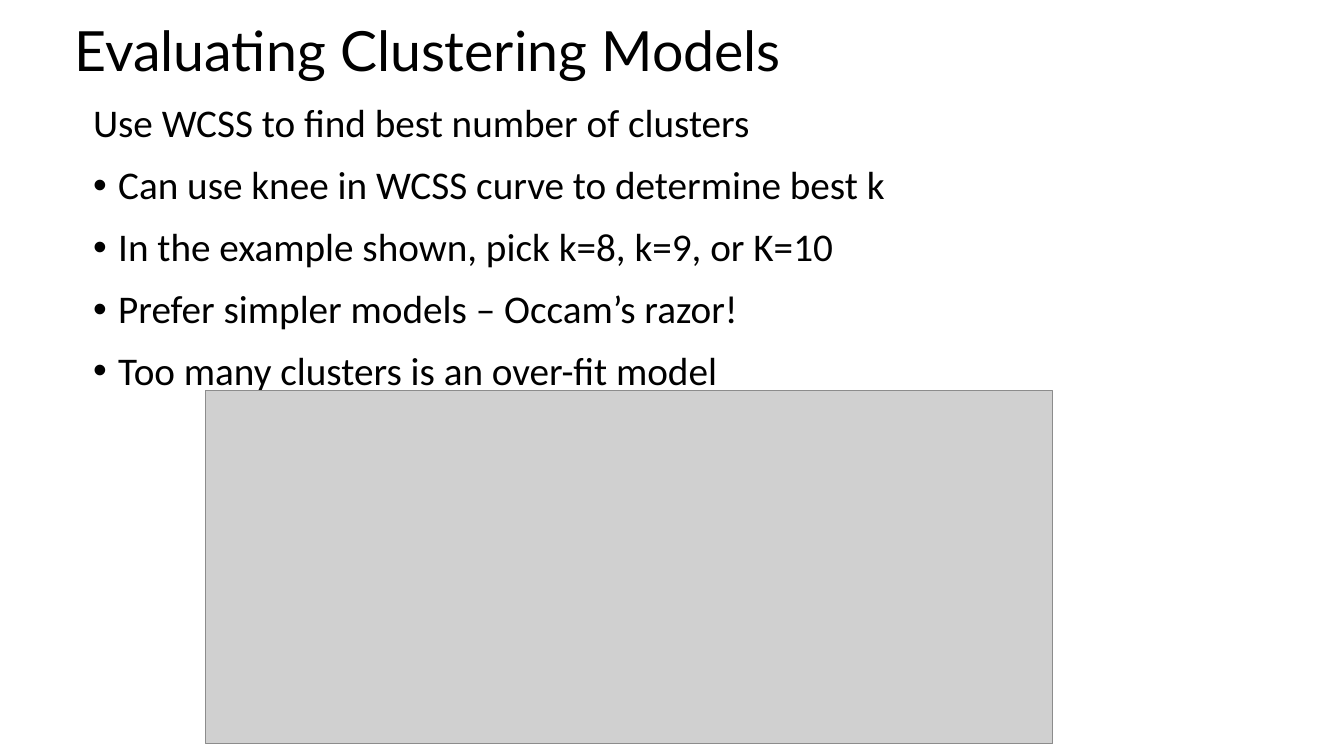
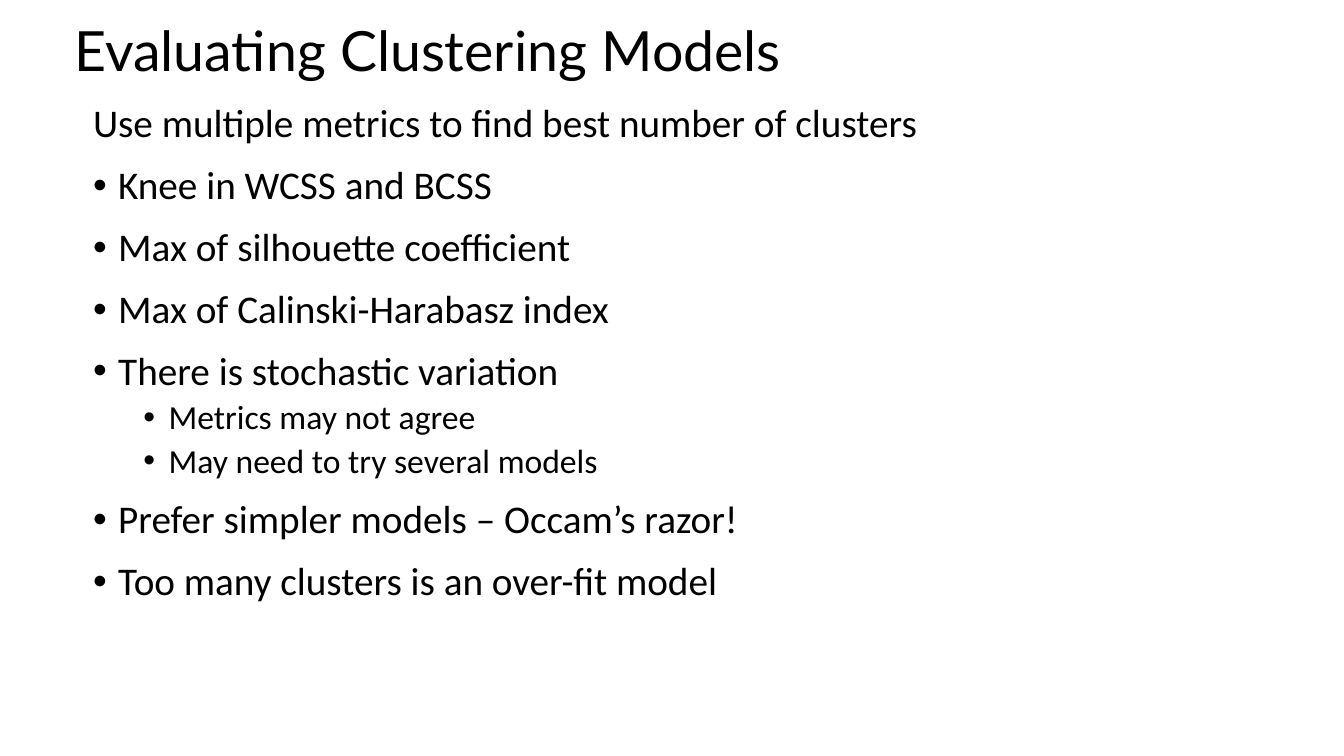
Before and after one commit to StephenElston/CSCI-E-108, a slide deck: slide 35 of slides/9_IntroductionToClustering_Part1.pptx (slide 31 before the commit). Drawn at 1344x756 pixels with LibreOffice and Linux fonts; fonts in the diff are those of the drawing; grey boxes stand for pictures. Boxes give left, top, right and bottom in pixels: in the first picture for what was removed or moved away, otherwise in the second. Text is boxed around its words. In the diff, an @@ line names an element or a change of style, - is before the commit and + after.

Commit message:
Added evaluation slides, corrected typos

```diff
--- a/slides/9_IntroductionToClustering_Part1.pptx
+++ b/slides/9_IntroductionToClustering_Part1.pptx
@@ text at [93,109,916,479]: text changed @@
-Use WCSS to find best number of clusters
-• Can use knee in WCSS curve to determine best k
-• In the example shown, pick k=8, k=9, or K=10
+Use multiple metrics to find best number of clusters
+• Knee in WCSS and BCSS
+• Max of silhouette coefficient
+• Max of Calinski-Harabasz index
+• There is stochastic variation
+  • Metrics may not agree
+  • May need to try several models
@@ picture removed at [206,391,1054,744] @@
```
Also in this commit, not shown: 11 other slides changed, 13 slides added.
